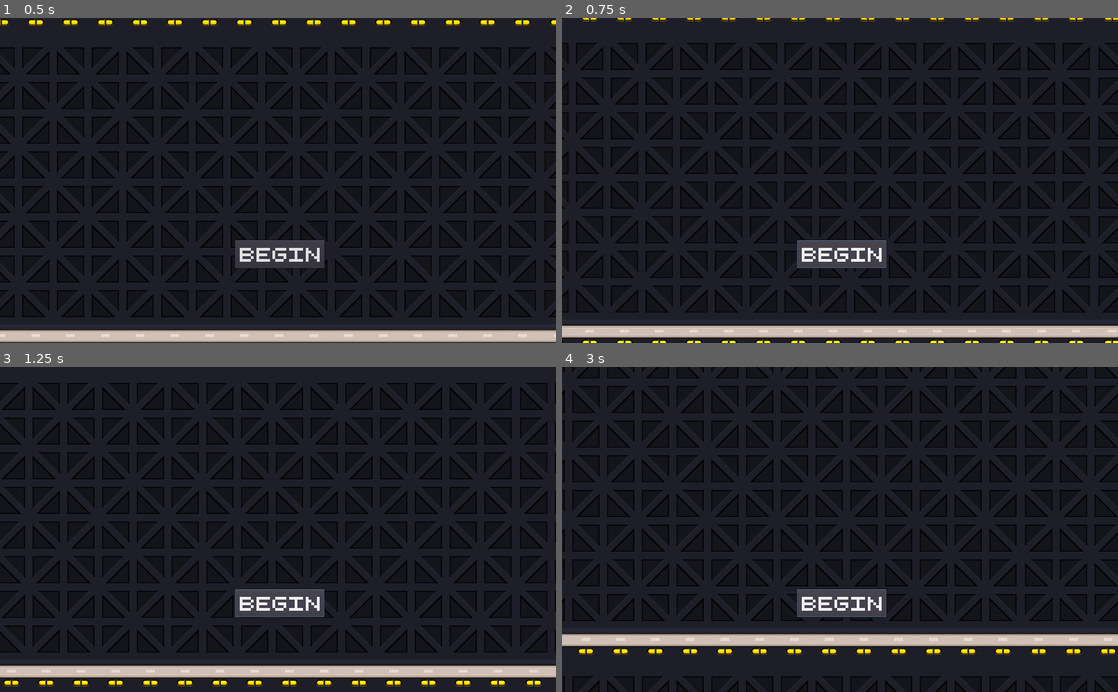
Above: before the commit, frames 1-4 (two rows, left to right).
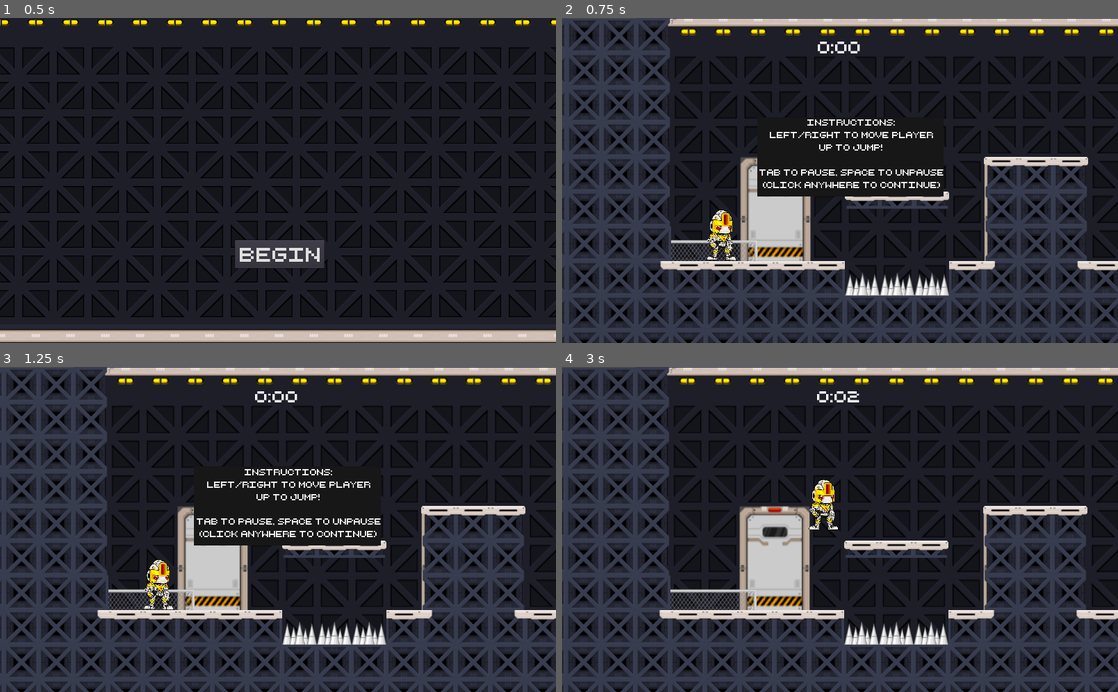
Above: after the commit, the same moments.

Repository: bsu-cs315/FP-LABS
Game: Godot game, scene res://src/TitleScreen.tscn
Two runs of this game, one before a commit and one after it. Both use one fixed random seed, a clock stepped at 60 frames per second and the inputs below.
Inputs (mouse positions are in pixels of both pictures, inside the frame that each line leads up to):
- Up to frame 1 (0.5 s): no input
- Up to frame 2 (0.75 s): click "BEGIN" at 0.5 s
- Up to frame 3 (1.25 s): no input
- Up to frame 4 (3 s): click (840, 604) at 1.25 s, where only the run before the commit has a clickable "BEGIN"; hold Right (move_right) from 2.03 s (still down); tap Up (jump) at 2.27 s

Frame 1 is identical in both runs. In frame 2, 43% of the frame differs, in the area x 0-100%, y 0-100%; in frame 3, 44%; in frame 4, 45%.
Error after the commit: Invalid operands 'RID' and 'int' in operator '=='. (res://src/Level-1.gd:85)

Commit message:
Refactor title screen script to change scene to new level 1

Diff:
--- a/src/TitleScreen.gd
+++ b/src/TitleScreen.gd
@@ -5,7 +5,7 @@
 onready var background = $ParallaxBackground
 onready var background_layer = $ParallaxBackground/ParallaxLayer
 
-var level_scene_path = "res://src/Level.tscn"
+var level_scene_path = "res://src/Level-1.tscn"
 
 
 func _process(_delta):
